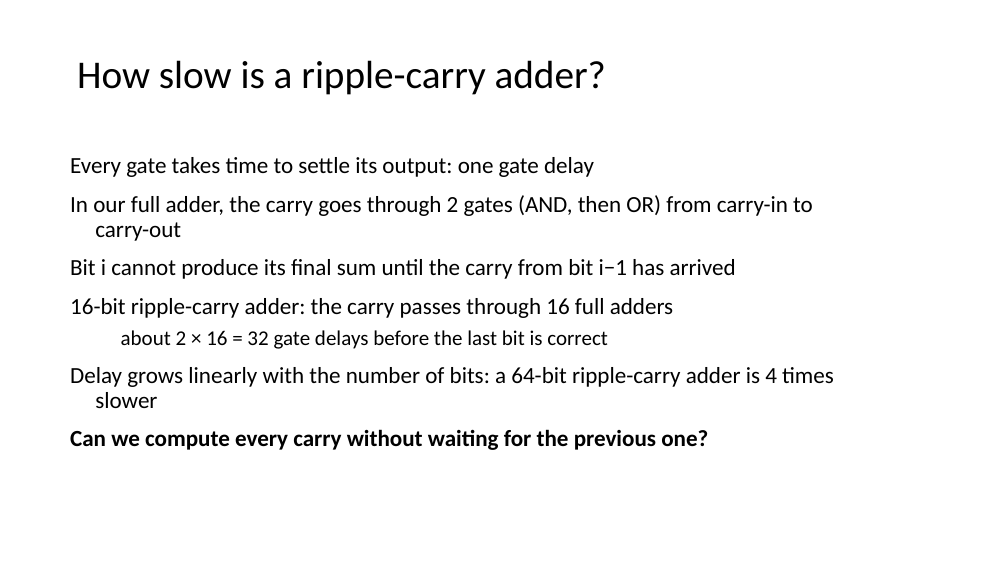
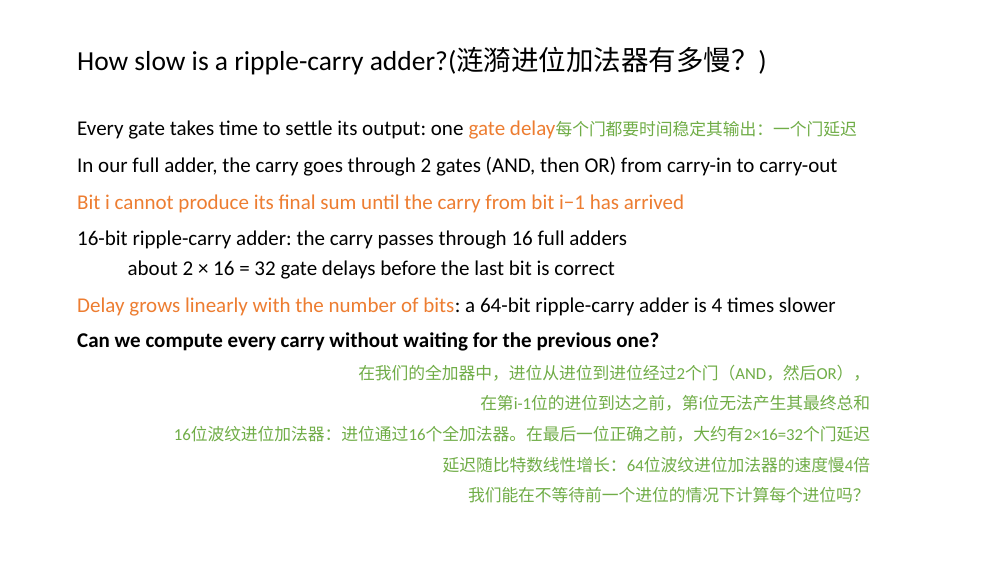
Before and after one commit to vcboy1/Leeds, a slide deck: slide 15 of 26fall/1860/Lecture/Week1.7/Lec_1.7.1_Adders_and_the_ALU.pptx. Drawn at 1008x567 pixels with LibreOffice and Linux fonts; fonts in the diff are those of the drawing. Boxes give left, top, right and bottom in pixels: in the first picture for what was removed or moved away, otherwise in the second. Text is boxed around its words. In the diff, an @@ line names an element or a change of style, - is before the commit and + after.

```diff
--- a/26fall/1860/Lecture/Week1.7/Lec_1.7.1_Adders_and_the_ALU.pptx
+++ b/26fall/1860/Lecture/Week1.7/Lec_1.7.1_Adders_and_the_ALU.pptx
@@ text at box(77, 47, 767, 75): text changed; size 37.3 to 26.1 pt @@
-How slow is a ripple-carry adder?
+How slow is a ripple-carry adder?(涟漪进位加法器有多慢？)
@@ text "Every gate takes time to ...": place and size @@
-text "Every gate takes time to ..." at box(70, 157, 834, 450)
+text "Every gate takes time to ..." at box(77, 120, 871, 503)
@@ text at box(77, 120, 857, 139): text changed; size 22 to 20 pt @@
-Every gate takes time to settle its output: one gate delay
+Every gate takes time to settle its output: one gate delay每个门都要时间稳定其输出：一个门延迟
@@ text at box(77, 157, 837, 351): size 22 to 20 pt in "In our full adder, the carry goes ...", "Bit i cannot produce its final sum ...", "16-bit ripple-carry adder: the carry passes through ...", "Delay grows linearly with the number of ..." and 1 more places; text colour #000000 to #ED7D31 in "Bit i cannot produce its final sum ...", "Delay grows linearly with the number of ..." @@
@@ text at box(174, 365, 871, 503): paragraphs added @@
+在我们的全加器中，进位从进位到进位经过2个门（AND，然后OR），
+在第i-1位的进位到达之前，第i位无法产生其最终总和
+16位波纹进位加法器：进位通过16个全加法器。在最后一位正确之前，大约有2×16=32个门延迟
+延迟随比特数线性增长：64位波纹进位加法器的速度慢4倍
+我们能在不等待前一个进位的情况下计算每个进位吗？
```
Also in this commit, not shown: 11 other slides changed, 30 other files.
